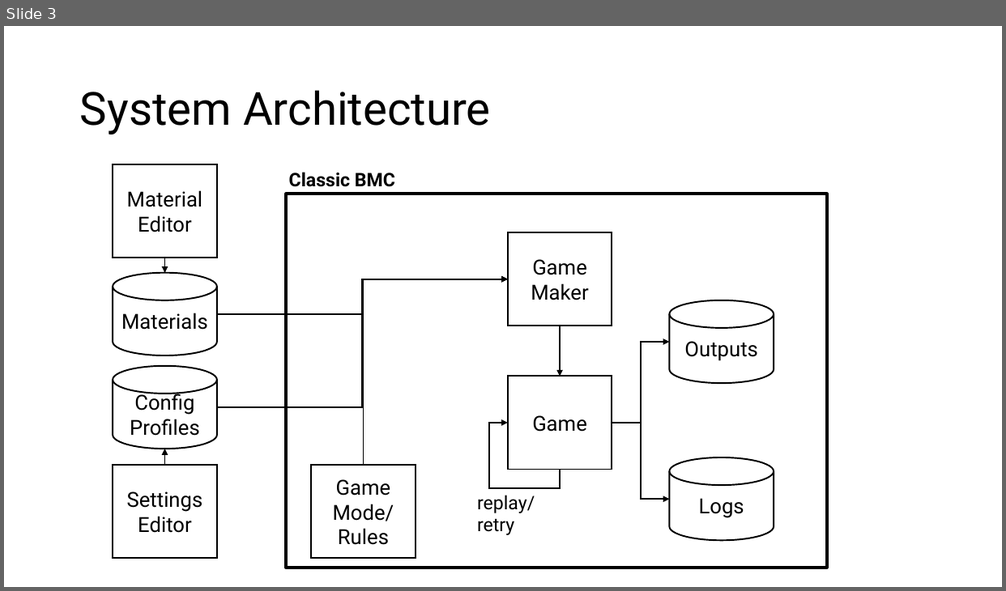
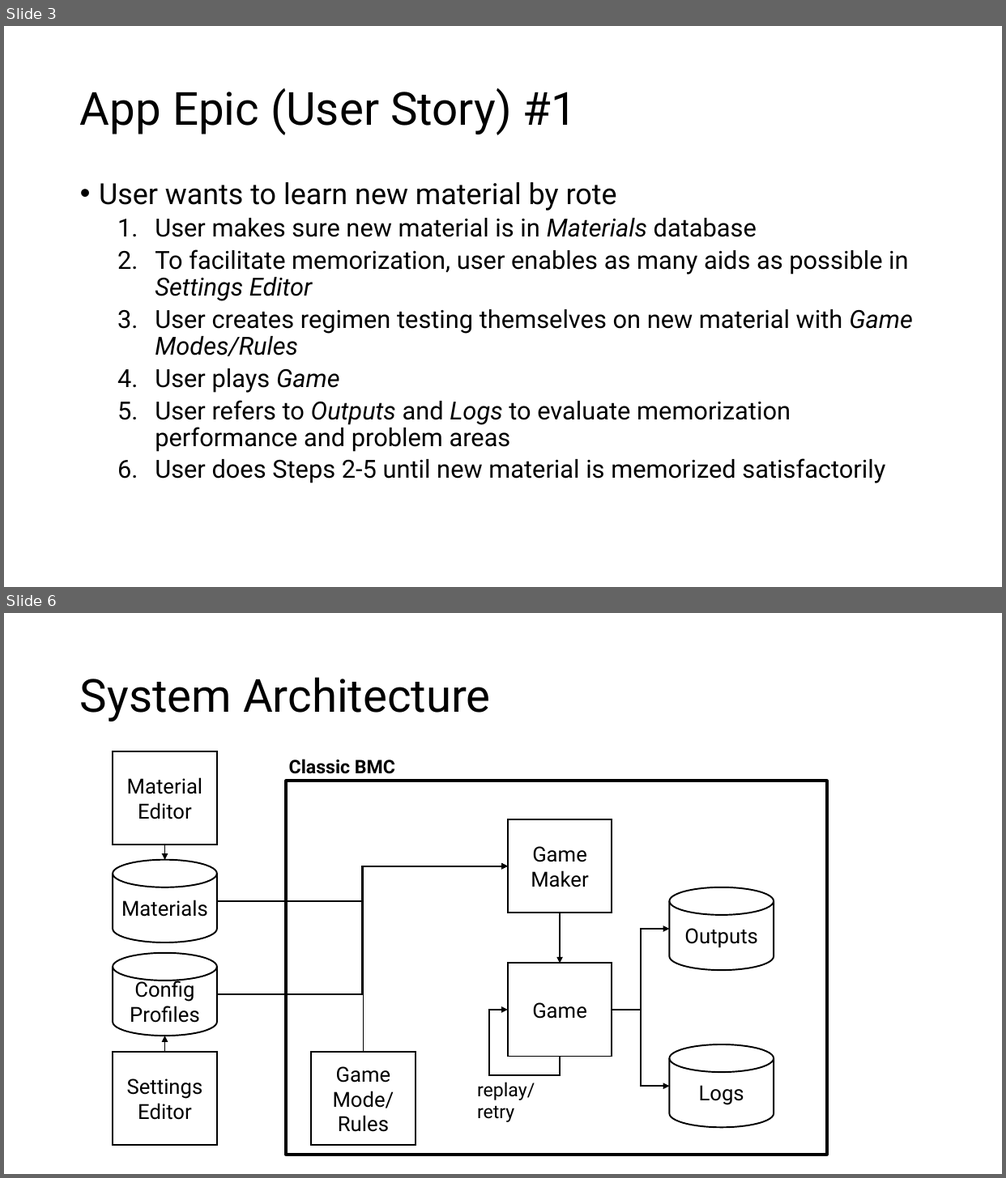
Before and after one commit to dabrygo/bmc, a slide deck: doc/bmc-system-charts.pptx. Shown one above the other, each under a label of ours: slide 3 before the commit, slides 3 and 6 after it; the slides between them are not shown. The pictures are 1006x591 and 1006x1178 pixels, drawn with LibreOffice and Linux fonts; fonts in the diff are those of the drawing. Boxes give left, top, right and bottom in pixels: in the first picture for what was removed or moved away, otherwise in the second. Text is boxed around its words. In the diff, an @@ line names an element or a change of style, - is before the commit and + after.

```diff
--- a/doc/bmc-system-charts.pptx
+++ b/doc/bmc-system-charts.pptx
@@ slide 3 added at <box>4,26,1002,587</box>, background #FFFFFF @@
@@ title added at <box>80,88,577,135</box>, 44 pt, text #000000 @@
+App Epic (User Story) #1
@@ text added at <box>99,182,913,484</box>, 24 pt, text #000000 @@
+• User wants to learn new material by rote
+  1. User makes sure new material is in Materials database
+  2. To facilitate memorization, user enables as many aids as possible in Settings Editor
+  3. User creates regimen testing themselves on new material with Game Modes/Rules
+  4. User plays Game
+  5. User refers to Outputs and Logs to evaluate memorization performance and problem areas
+  6. User does Steps 2-5 until new material is memorized satisfactorily
@@ what was slide 3 is now slide 6 @@
```
Also in this commit, not shown: 2 slides changed, 2 other slides added, 4 other files.
